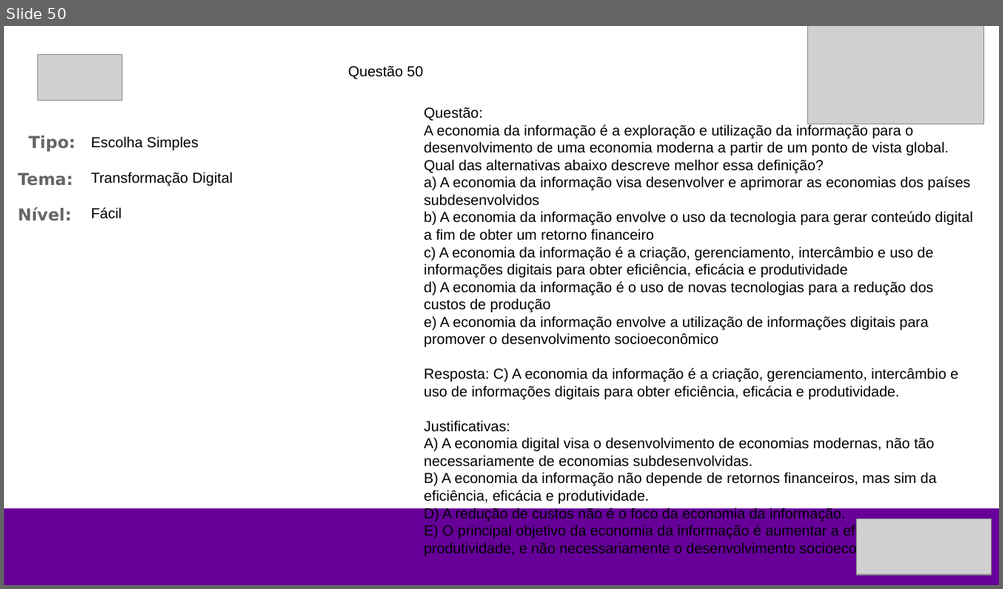
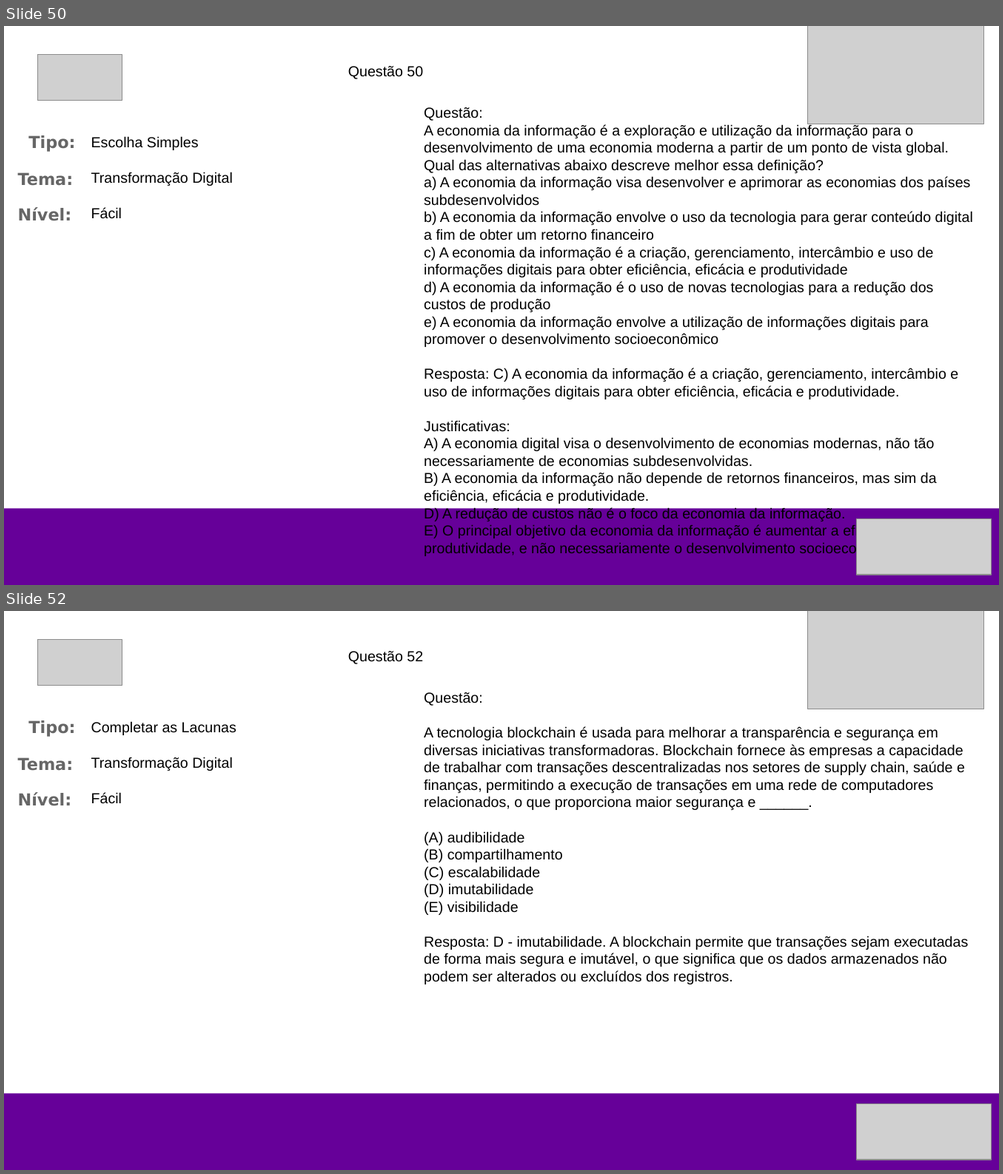
Before and after one commit to wvcode/ds-kbd, a slide deck: questoes.pptx. Shown one above the other, each under a label of ours: slide 50 before the commit, slides 50 and 52 after it; the slides between them are not shown. The pictures are 1003x589 and 1003x1174 pixels, drawn with LibreOffice and Linux fonts; fonts in the diff are those of the drawing; grey boxes stand for pictures. Boxes give left, top, right and bottom in pixels: in the first picture for what was removed or moved away, otherwise in the second. Text is boxed around its words. In the diff, an @@ line names an element or a change of style, - is before the commit and + after.

Commit message:
fix: prompt para completar lacunas

```diff
--- a/questoes.pptx
+++ b/questoes.pptx
@@ slide 52 added at [4, 611, 999, 1170], background #FFFFFF @@
@@ picture added at [807, 611, 983, 709] @@
@@ picture added at [37, 639, 122, 686] @@
@@ text added at [348, 651, 423, 664], 14 pt, text #000000 @@
+Questão 52
@@ text added at [424, 692, 967, 985], 14 pt, text #000000 @@
+Questão:
+A tecnologia blockchain é usada para melhorar a transparência e segurança em diversas iniciativas transformadoras. Blockchain fornece às empresas a capacidade de trabalhar com transações descentralizadas nos setores de supply chain, saúde e finanças, permitindo a execução de transações em uma rede de computadores relacionados, o que proporciona maior segurança e ______.
+(A) audibilidade
+(B) compartilhamento
+(C) escalabilidade
+(D) imutabilidade
+(E) visibilidade
+Resposta: D - imutabilidade. A blockchain permite que transações sejam executadas de forma mais segura e imutável, o que significa que os dados armazenados não podem ser alterados ou excluídos dos registros.
@@ text added at [28, 721, 75, 737], 16 pt, text #666666, bold @@
+Tipo:
@@ text added at [91, 721, 236, 735], 14 pt, text #000000 @@
+Completar as Lacunas
@@ text added at [18, 758, 74, 771], 16 pt, text #666666, bold @@
+Tema:
@@ text added at [91, 757, 233, 771], 14 pt, text #000000 @@
+Transformação Digital
@@ text added at [18, 792, 72, 806], 16 pt, text #666666, bold @@
+Nível:
@@ text added at [91, 792, 122, 804], 14 pt, text #000000 @@
+Fácil
@@ rectangle added at [4, 1093, 999, 1170], fill #660099 @@
@@ picture added at [856, 1104, 991, 1160] @@
```
Also in this commit, not shown: 1 other slide added, 3 other files.
